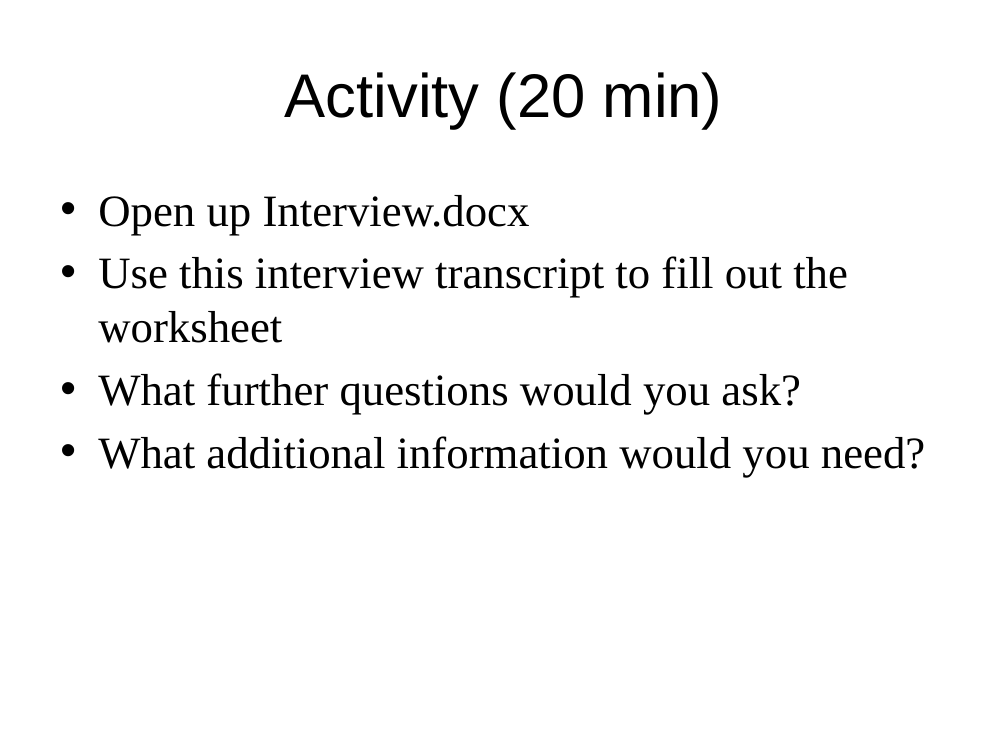
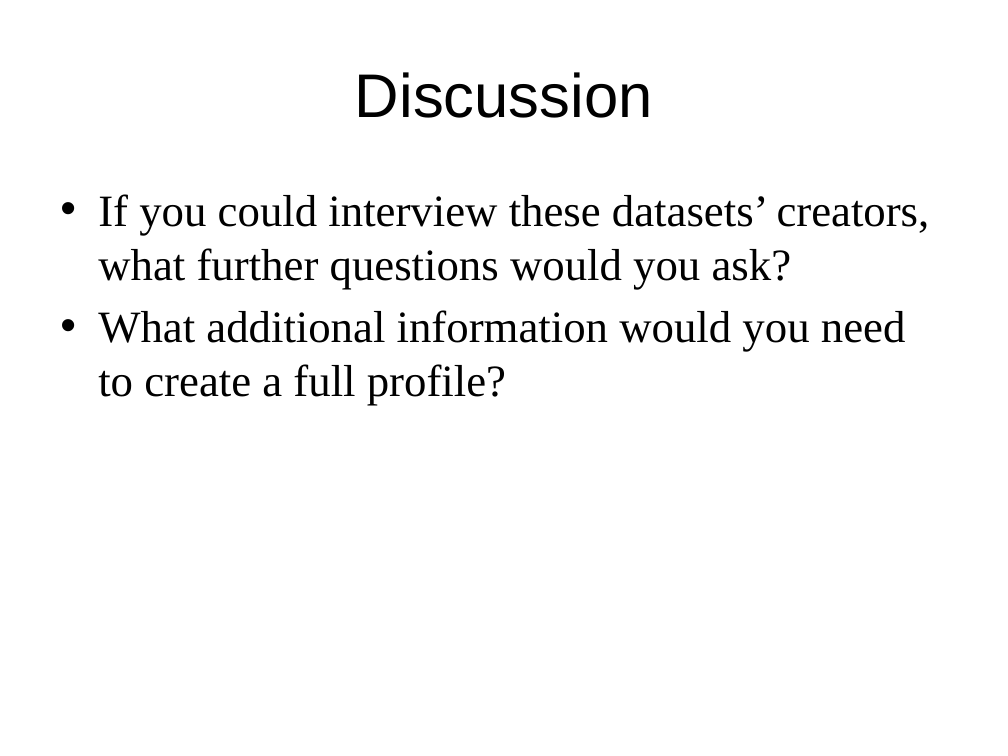
Before and after one commit to DataCurationWorkshop/HongKongCurationWorkshop, a slide deck: slide 18 of Day_1/Lab/Day_1_Lab_DCToolkit.pptx (slide 17 before the commit). Drawn at 1008x756 pixels with LibreOffice and Linux fonts; fonts in the diff are those of the drawing; background and template pictures are left out. Boxes give left, top, right and bottom in pixels: in the first picture for what was removed or moved away, otherwise in the second. Text is boxed around its words. In the diff, an @@ line names an element or a change of style, - is before the commit and + after.

```diff
--- a/Day_1/Lab/Day_1_Lab_DCToolkit.pptx
+++ b/Day_1/Lab/Day_1_Lab_DCToolkit.pptx
@@ title at box(355, 72, 653, 118): text changed @@
-Activity (20 min)
+Discussion
@@ text at box(98, 194, 930, 406): text changed @@
-• Open up Interview.docx
-• Use this interview transcript to fill out the worksheet
-• What further questions would you ask?
-• What additional information would you need?
+• If you could interview these datasets’ creators, what further questions would you ask?
+• What additional information would you need to create a full profile?
```
Also in this commit, not shown: 1 other slide changed, 1 slide added.
